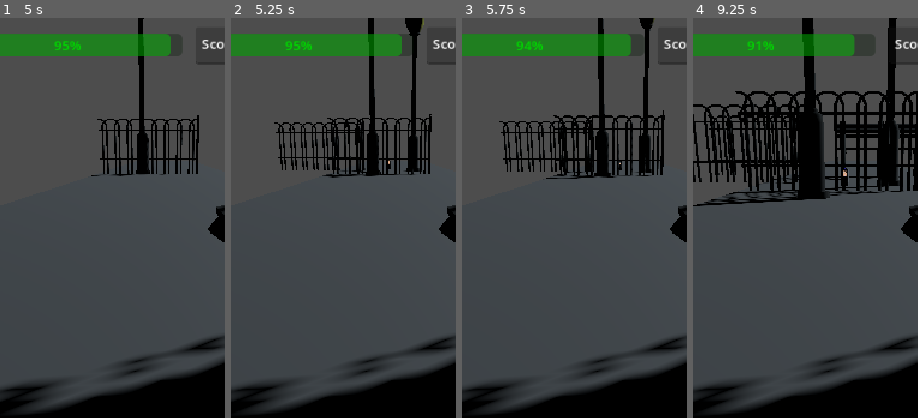
Above: before the commit, frames 1-4 (left to right).
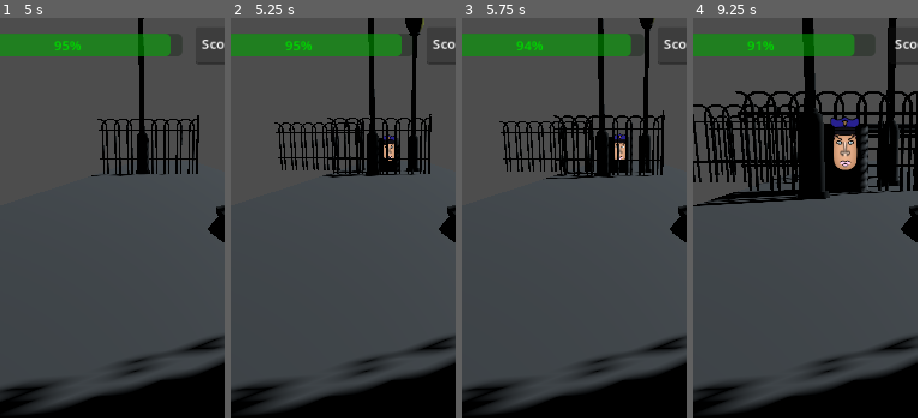
Above: after the commit, the same moments.

Repository: ESMA-NicolasR/face-snatcher
Game: Godot game, scene res://Alois/Scenes/TEST_face_snatcher.tscn
The game is run twice, just before and just after one commit, with the same random seed, the same clock (stepped at 60 frames per second) and the same inputs.
Inputs:
- Up to frame 1 (5 s): tap Enter at 0.5, 2, 3.5 s; tap Space at 1.25, 2.75 s
- Up to frame 2 (5.25 s): no input
- Up to frame 3 (5.75 s): no input
- Up to frame 4 (9.25 s): no input
The pictures show only the part of the screen within x 14-64%, y 0-50%; the shares and areas given below are measured in that part.

Frame 1 is identical in both runs. In frame 2, 0.5% of the frame differs, in the area x 45-75%, y 29-39%; in frame 3, 0.5%; in frame 4, 2.9%, in the area x 9-78%, y 24-46%.

Commit message:
Scaling fix

Diff:
--- /dev/null
+++ b/Alois/Mesh/Decorations/sm_bench.tscn
@@ -0,0 +1,8 @@
+[gd_scene format=3 uid="uid://b5xkaemsjqoka"]
+
+[ext_resource type="PackedScene" uid="uid://pslvs3usjdtr" path="res://Elsa/Meshes_Lvl-01/SM_Bench_001.fbx" id="1_xkso5"]
+
+[node name="SM_Bench_001" unique_id=580982631 instance=ExtResource("1_xkso5")]
+
+[node name="SM_Bench_001" parent="." index="0" unique_id=146885560]
+transform = Transform3D(-4.371139e-08, 0, -1, 0, 1, 0, 1, 0, -4.371139e-08, 0, 0, 0)
--- /dev/null
+++ b/Alois/Mesh/Decorations/sm_fence.tscn
@@ -0,0 +1,8 @@
+[gd_scene format=3 uid="uid://7gmhlma35ycp"]
+
+[ext_resource type="PackedScene" uid="uid://dsh1u6agmqtlo" path="res://Elsa/Meshes_Lvl-01/SM_Fence_001.fbx" id="1_ca6ap"]
+
+[node name="SM_Fence_001" unique_id=1962134848 instance=ExtResource("1_ca6ap")]
+
+[node name="SM_Fence_001" parent="." index="0" unique_id=1433584413]
+transform = Transform3D(-4.371139e-08, 0, 1, 0, 1, 0, -1, 0, -4.371139e-08, 0, 0, 0)
--- /dev/null
+++ b/Alois/Mesh/Decorations/sm_streetlight.tscn
@@ -0,0 +1,5 @@
+[gd_scene format=3 uid="uid://cede8dj1osq7"]
+
+[ext_resource type="PackedScene" uid="uid://g0m5ob8qjgni" path="res://Elsa/Meshes_Lvl-01/SM_Streetlight_001.fbx" id="1_tctx4"]
+
+[node name="SM_Streetlight_001" unique_id=505501069 instance=ExtResource("1_tctx4")]
--- /dev/null
+++ b/Alois/Mesh/Decorations/sm_tree1.tscn
@@ -0,0 +1,5 @@
+[gd_scene format=3 uid="uid://dajoisdrbqbou"]
+
+[ext_resource type="PackedScene" uid="uid://ybihehlv3jnf" path="res://Elsa/Meshes_Lvl-01/SM_Tree_001.fbx" id="1_8l73a"]
+
+[node name="SM_Tree_001" unique_id=1336640535 instance=ExtResource("1_8l73a")]
--- /dev/null
+++ b/Alois/Mesh/Decorations/sm_tree2.tscn
@@ -0,0 +1,5 @@
+[gd_scene format=3 uid="uid://duc73xitbvn5r"]
+
+[ext_resource type="PackedScene" uid="uid://bg3h71d5pj67j" path="res://Elsa/Meshes_Lvl-01/SM_Tree_002.fbx" id="1_iul3g"]
+
+[node name="SM_Tree_002" unique_id=1986369459 instance=ExtResource("1_iul3g")]
--- /dev/null
+++ b/Alois/Mesh/Decorations/sm_tree3.tscn
@@ -0,0 +1,5 @@
+[gd_scene format=3 uid="uid://6kjpu35jhofq"]
+
+[ext_resource type="PackedScene" uid="uid://dbc83yipxammw" path="res://Elsa/Meshes_Lvl-01/SM_Tree_003.fbx" id="1_e61yr"]
+
+[node name="SM_Tree_003" unique_id=728269304 instance=ExtResource("1_e61yr")]
--- a/Alois/Mesh/PNJ_mesh.tscn
+++ b/Alois/Mesh/PNJ_mesh.tscn
@@ -8,7 +8,7 @@
 [sub_resource type="BoxShape3D" id="BoxShape3D_k6bbx"]
 
 [node name="PNJ_mesh" type="MeshInstance3D" unique_id=713862691]
-transform = Transform3D(0.1, 0, 0, 0, 0.1, 0, 0, 0, 0.1, 0, 0, 0)
+transform = Transform3D(0.6, 0, 0, 0, 0.6, 0, 0, 0, 0.6, 0, 0, 0)
 mesh = SubResource("CylinderMesh_1ptqf")
 script = ExtResource("1_ub2ge")
 
